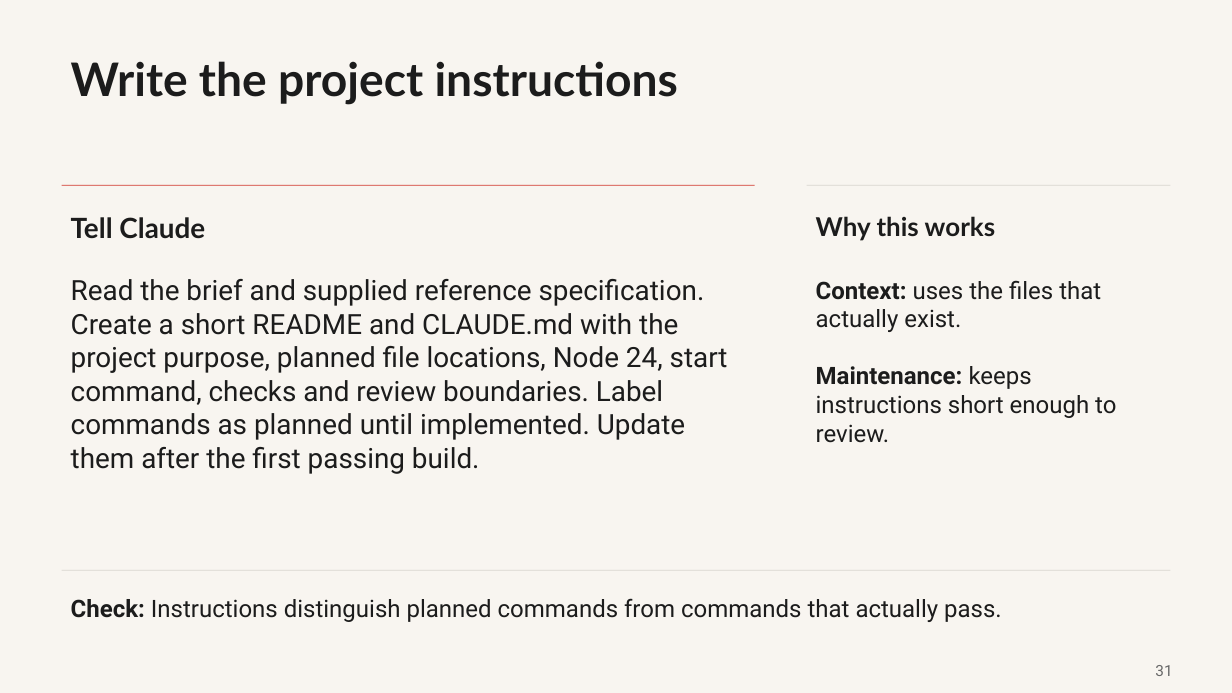
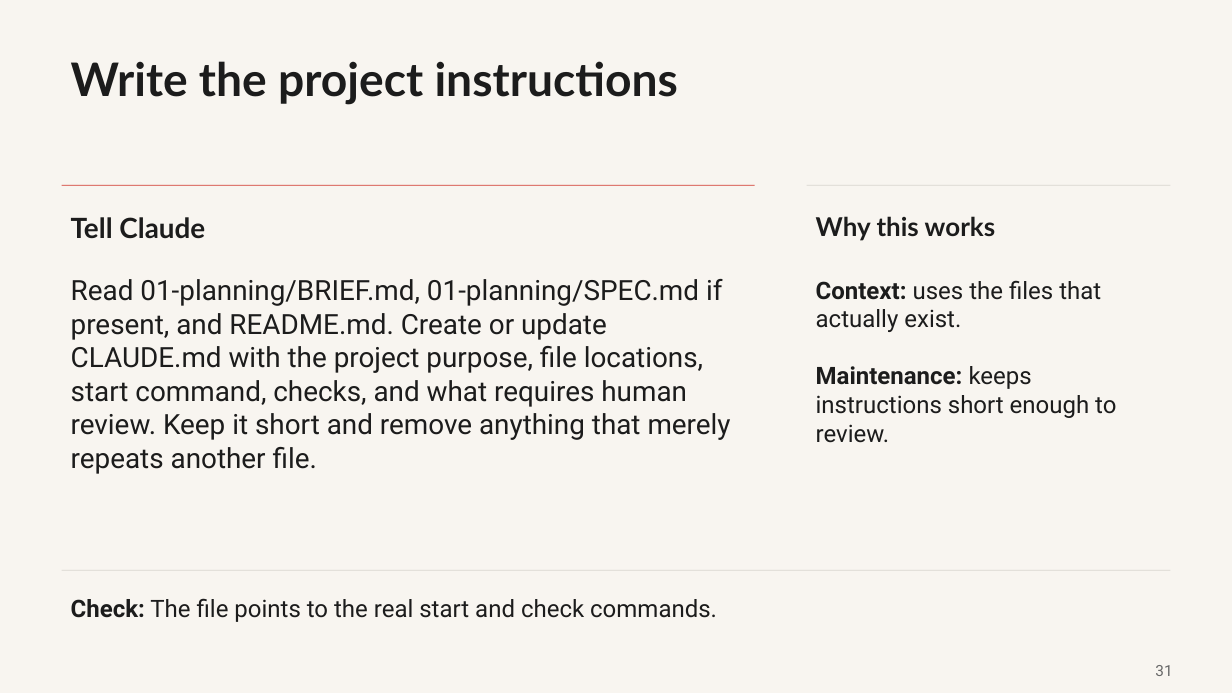
Before and after one commit to promptadvisers/claude-code-next-steps, a slide deck: slide 31 of slides/ClientDesk_Course_End_to_End.pptx. Drawn at 1232x693 pixels with LibreOffice and Linux fonts; fonts in the diff are those of the drawing. Boxes give left, top, right and bottom in pixels: in the first picture for what was removed or moved away, otherwise in the second. Text is boxed around its words. In the diff, an @@ line names an element or a change of style, - is before the commit and + after.

```diff
--- a/slides/ClientDesk_Course_End_to_End.pptx
+++ b/slides/ClientDesk_Course_End_to_End.pptx
@@ text at box(71, 279, 731, 474): text changed @@
-Read the brief and supplied reference specification. Create a short README and CLAUDE.md with the project purpose, planned file locations, Node 24, start command, checks and review boundaries. Label commands as planned until implemented. Update them after the first passing build.
+Read 01-planning/BRIEF.md, 01-planning/SPEC.md if present, and README.md. Create or update CLAUDE.md with the project purpose, file locations, start command, checks, and what requires human review. Keep it short and remove anything that merely repeats another file.
@@ text at box(71, 598, 717, 622): text changed @@
-Check: Instructions distinguish planned commands from commands that actually pass.
+Check: The file points to the real start and check commands.
```
Also in this commit, not shown: 11 other slides changed, 3 other files.
